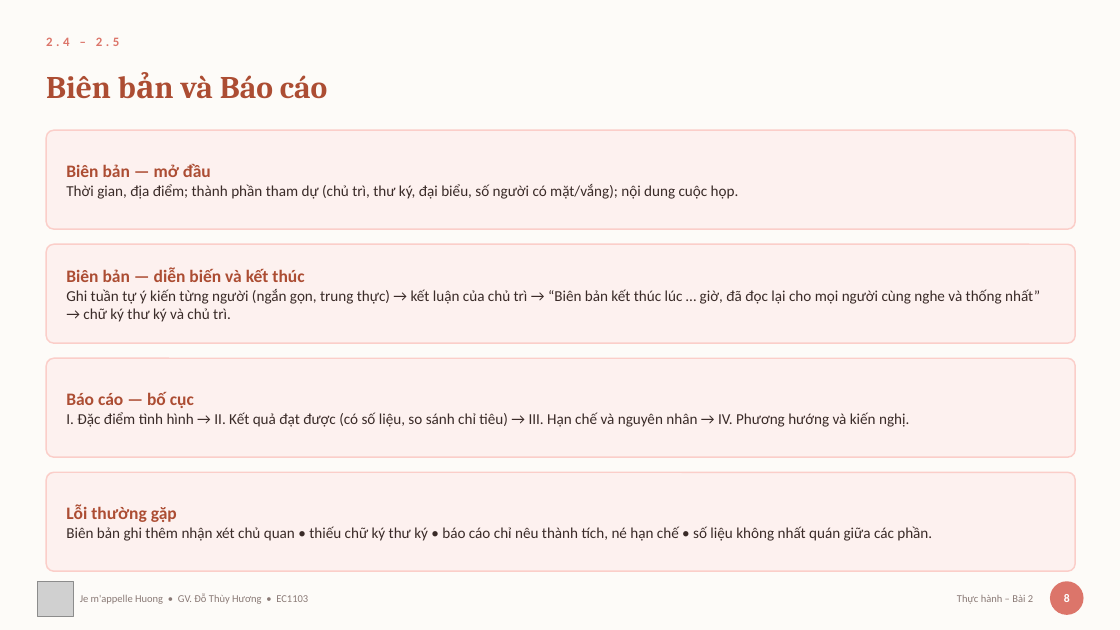
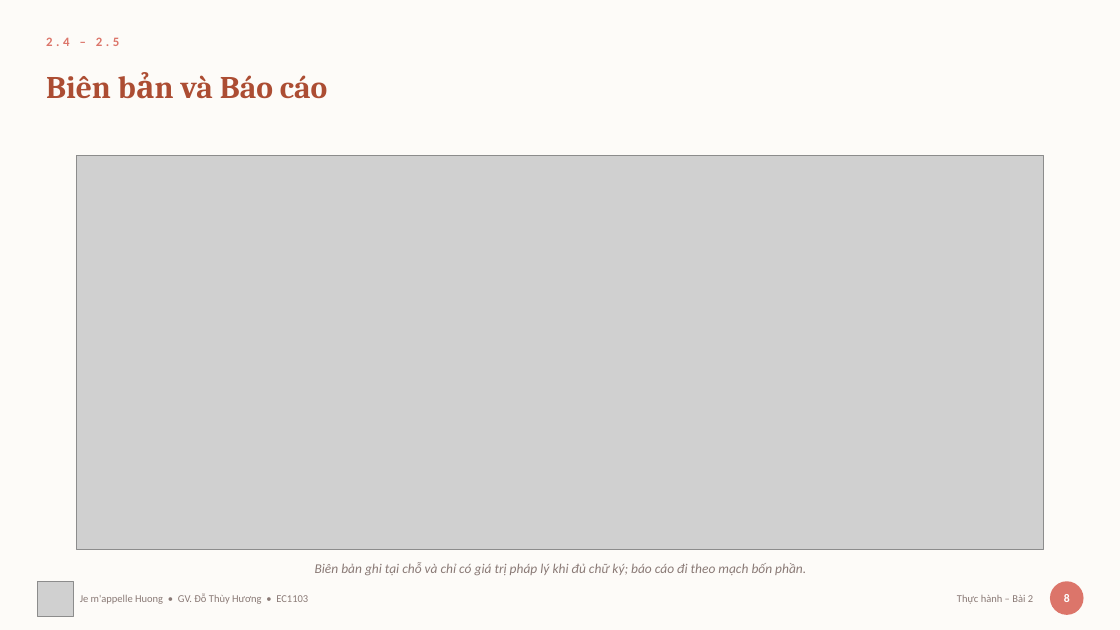
Before and after one commit to thuyhuongctu/ComDraft, a slide deck: slide 8 of practice/bai-2-hanh-chinh.pptx. Drawn at 1120x630 pixels with LibreOffice and Linux fonts; fonts in the diff are those of the drawing; grey boxes stand for pictures. Boxes give left, top, right and bottom in pixels: in the first picture for what was removed or moved away, otherwise in the second. Text is boxed around its words. In the diff, an @@ line names an element or a change of style, - is before the commit and + after.

Commit message:
Hai hình cho bài thực hành 1 và 2
Ba bài thực hành khác năm chương bài giảng ở một điểm: phần lớn chữ trên đó
là THAO TÁC trên Word — "Layout → Margins → Custom: Top 20–25 mm…". Cắt loại
chữ này thì sinh viên ngồi máy không theo được. Nên ở đây không rút gọn mà
vẽ ra hình, giữ nguyên đường đi trong Word.

- Bài 1 "Thiết lập trang giấy" → tờ A4 với bốn con số lề đặt đúng bốn phía,
  kèm dải đóng gáy bên trái để thấy vì sao lề trái phải rộng hơn. Bốn đường
  đi trong Word giữ nguyên từng chữ ở cột phải.
- Bài 2 "Biên bản và Báo cáo" → biên bản mô phỏng năm phần bên trái, mạch
  bốn phần của báo cáo bên phải.

  bai-1-the-thuc     96,2 →  91,1 chữ/slide
  bai-2-hanh-chinh  111,1 →  99,4

Ba lỗi của mình, bắt được khi dựng ảnh ra nhìn:
1. Nhãn lề trái "30 – 35 mm" bị dải đóng gáy che mất chữ số đầu, đọc thành
   "0 – 35 mm"; nhãn lề phải thì tràn ra ngoài mép giấy.
2. Lặp lại đúng cái sai đã sửa ở hình thư tín hôm qua — đặt display:flex lên
   khối chú thích khiến mỗi chữ in đậm giữa câu thành một ô riêng, sinh
   khoảng hở giữa dòng.
3. Hình ban đầu chỉ vẽ biên bản trong khi slide đích tên là "Biên bản và Báo
   cáo" — thay cả slide bằng hình thiếu vế báo cáo là làm mất nội dung. Đã bổ
   sung vế báo cáo cho hình phủ đúng phạm vi slide.

Đã chạy lại xuat_slide.py. Nâng PHIEN_BAN lên comdraft-v21. Bộ kiểm tra 24/24.

Còn lại: bộ slide tiếng Anh.

```diff
--- a/practice/bai-2-hanh-chinh.pptx
+++ b/practice/bai-2-hanh-chinh.pptx
@@ rounded rectangle removed at (46, 130, 1075, 229) @@
@@ picture added at (76, 155, 1044, 550) @@
@@ rounded rectangle removed at (46, 245, 1075, 344) @@
@@ text removed at (66, 268, 1040, 322) @@
-Biên bản — diễn biến và kết thúc
-Ghi tuần tự ý kiến từng người (ngắn gọn, trung thực) → kết luận của chủ trì → “Biên bản kết thúc lúc … giờ, đã đọc lại cho mọi người cùng nghe và thống nhất” → chữ ký thư ký và chủ trì.
@@ rounded rectangle removed at (46, 358, 1075, 457) @@
@@ text removed at (66, 392, 909, 427) @@
-Báo cáo — bố cục
-I. Đặc điểm tình hình → II. Kết quả đạt được (có số liệu, so sánh chỉ tiêu) → III. Hạn chế và nguyên nhân → IV. Phương hướng và kiến nghị.
@@ rounded rectangle removed at (46, 472, 1075, 571) @@
@@ text removed at (66, 505, 932, 541) @@
-Lỗi thường gặp
-Biên bản ghi thêm nhận xét chủ quan • thiếu chữ ký thư ký • báo cáo chỉ nêu thành tích, né hạn chế • số liệu không nhất quán giữa các phần.
@@ text "Biên bản ghi tại chỗ ..." at (315, 562, 806, 575): vertical alignment middle to top @@
@@ text at (315, 562, 806, 575): text changed; size 13 to 11.5 pt; text colour #3A2B28 to #8A7A76; italic on @@
-Biên bản — mở đầu
-Thời gian, địa điểm; thành phần tham dự (chủ trì, thư ký, đại biểu, số người có mặt/vắng); nội dung cuộc họp.
+Biên bản ghi tại chỗ và chỉ có giá trị pháp lý khi đủ chữ ký; báo cáo đi theo mạch bốn phần.
```
Also in this commit, not shown: 16 other files.
